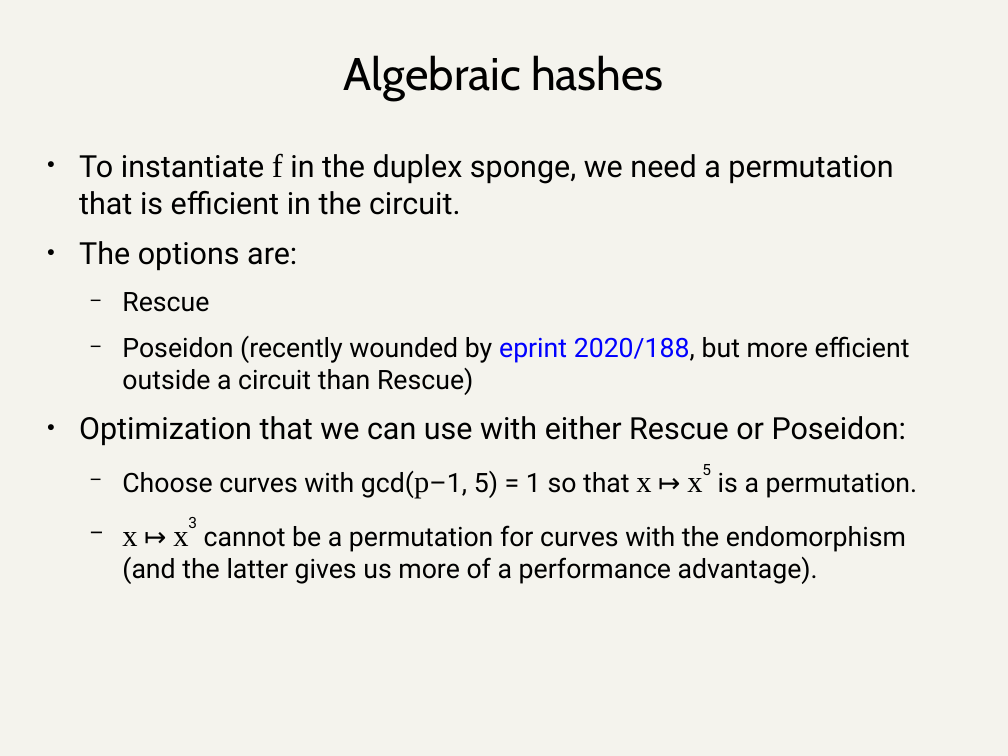
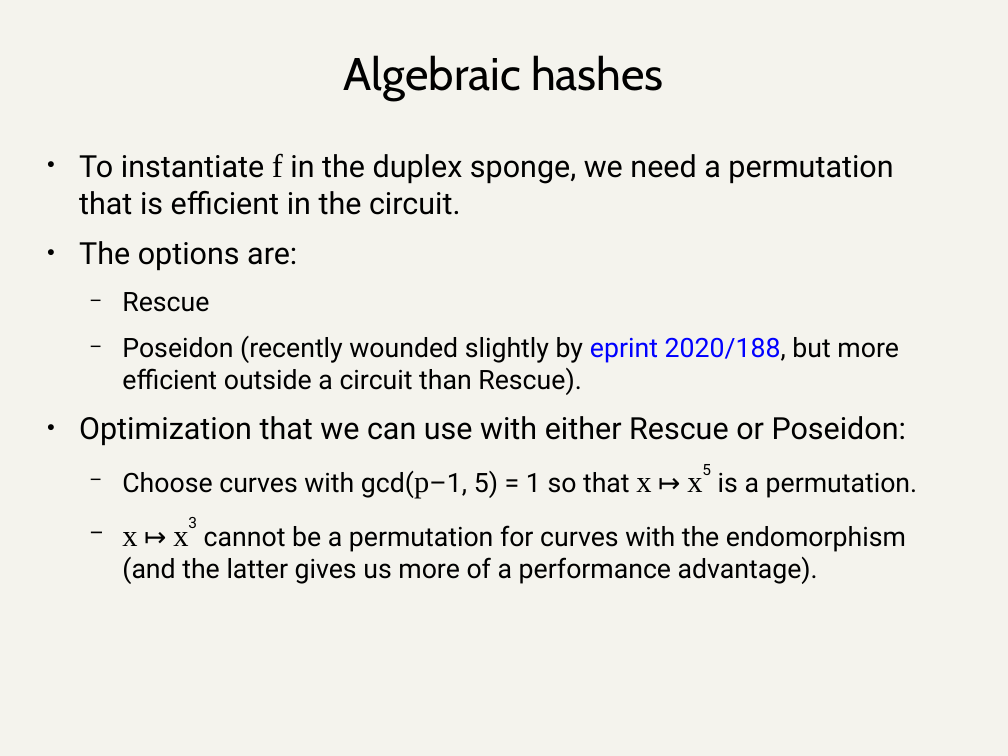
Before and after one commit to daira/halographs, a slide deck: slide 74 of deepdive.odp. Drawn at 1008x756 pixels with LibreOffice and Linux fonts; fonts in the diff are those of the drawing. Boxes give left, top, right and bottom in pixels: in the first picture for what was removed or moved away, otherwise in the second. Text is boxed around its words. In the diff, an @@ line names an element or a change of style, - is before the commit and + after.

```diff
--- a/deepdive.odp
+++ b/deepdive.odp
@@ text at (122,336,898,395): text changed @@
-  − Poseidon (recently wounded by eprint 2020/188, but more efficient outside a circuit than Rescue)
+  − Poseidon (recently wounded slightly by eprint 2020/188, but more efficient outside a circuit than Rescue).
```
Also in this commit, not shown: 17 other slides changed, 1 other file.
